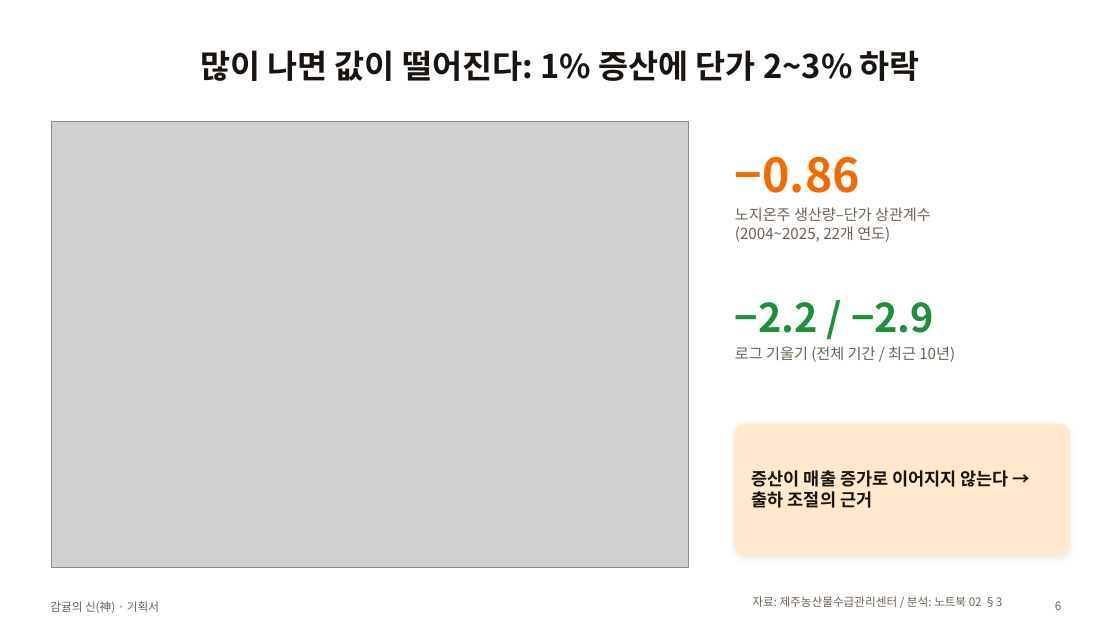
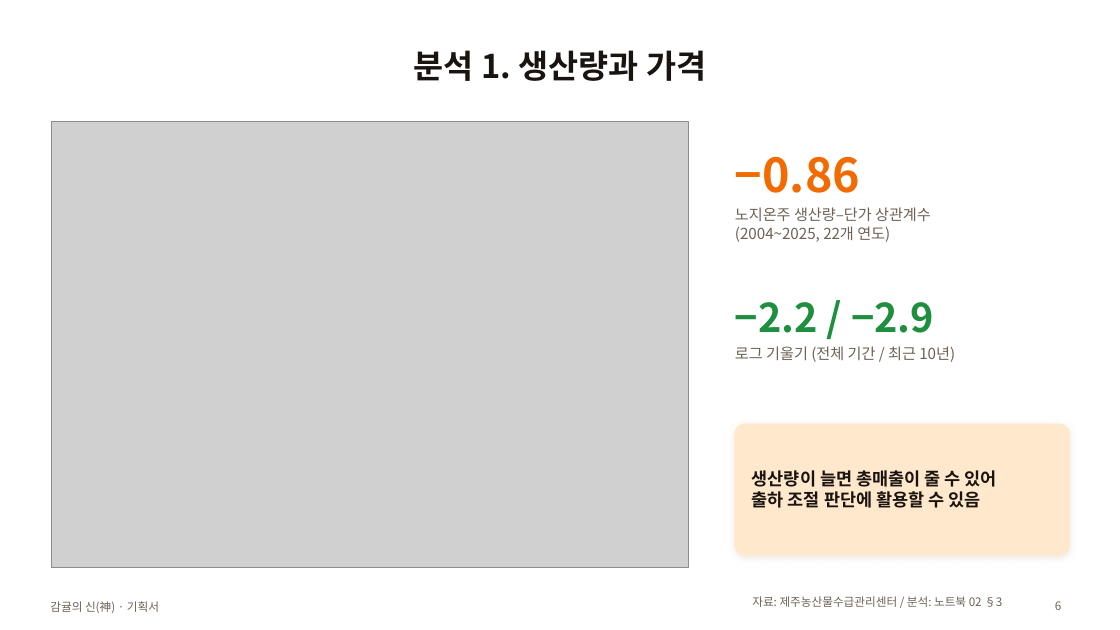
Before and after one commit to Jeju-Citrus-Analysis-Agent/Citrus-Analysis, a slide deck: slide 6 of docs/submission/00_기획서.pptx. Drawn at 1120x630 pixels with LibreOffice and Linux fonts; fonts in the diff are those of the drawing; grey boxes stand for pictures. Boxes give left, top, right and bottom in pixels: in the first picture for what was removed or moved away, otherwise in the second. Text is boxed around its words. In the diff, an @@ line names an element or a change of style, - is before the commit and + after.

```diff
--- a/docs/submission/00_기획서.pptx
+++ b/docs/submission/00_기획서.pptx
@@ title at [414, 50, 706, 81]: text changed @@
-많이 나면 값이 떨어진다: 1% 증산에 단가 2~3% 하락
+분석 1. 생산량과 가격
@@ text at [752, 468, 997, 508]: text changed @@
-증산이 매출 증가로 이어지지 않는다 → 출하 조절의 근거
+생산량이 늘면 총매출이 줄 수 있어
+출하 조절 판단에 활용할 수 있음
```
Also in this commit, not shown: 13 other slides changed, 8 other files.
